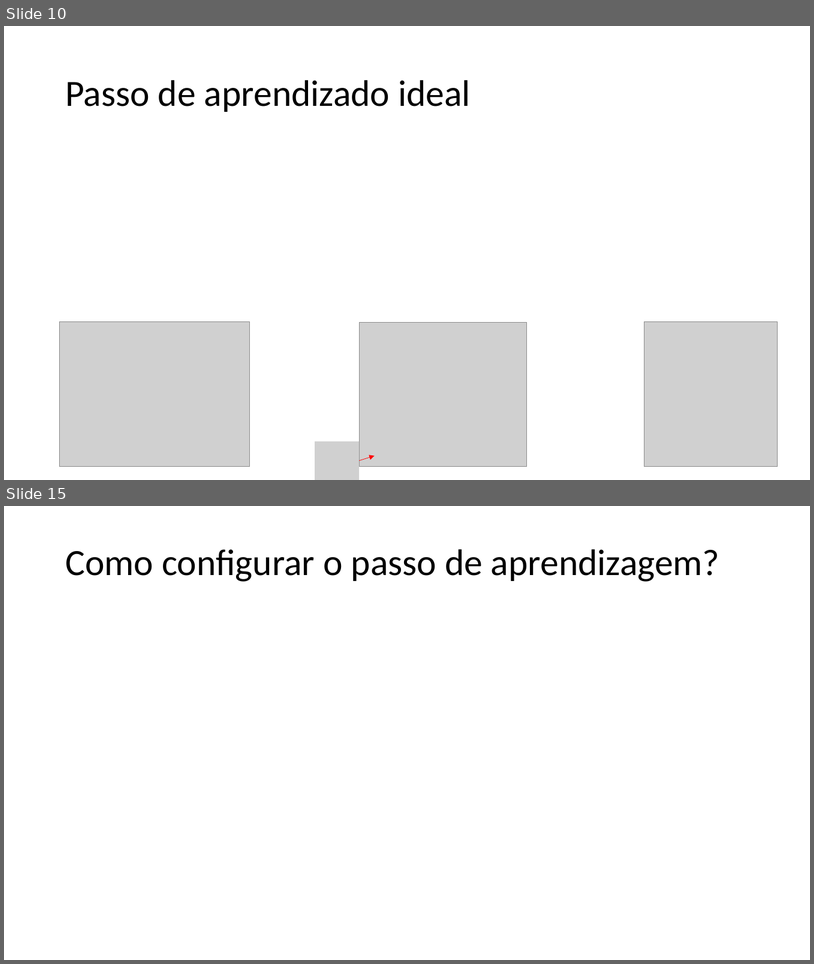
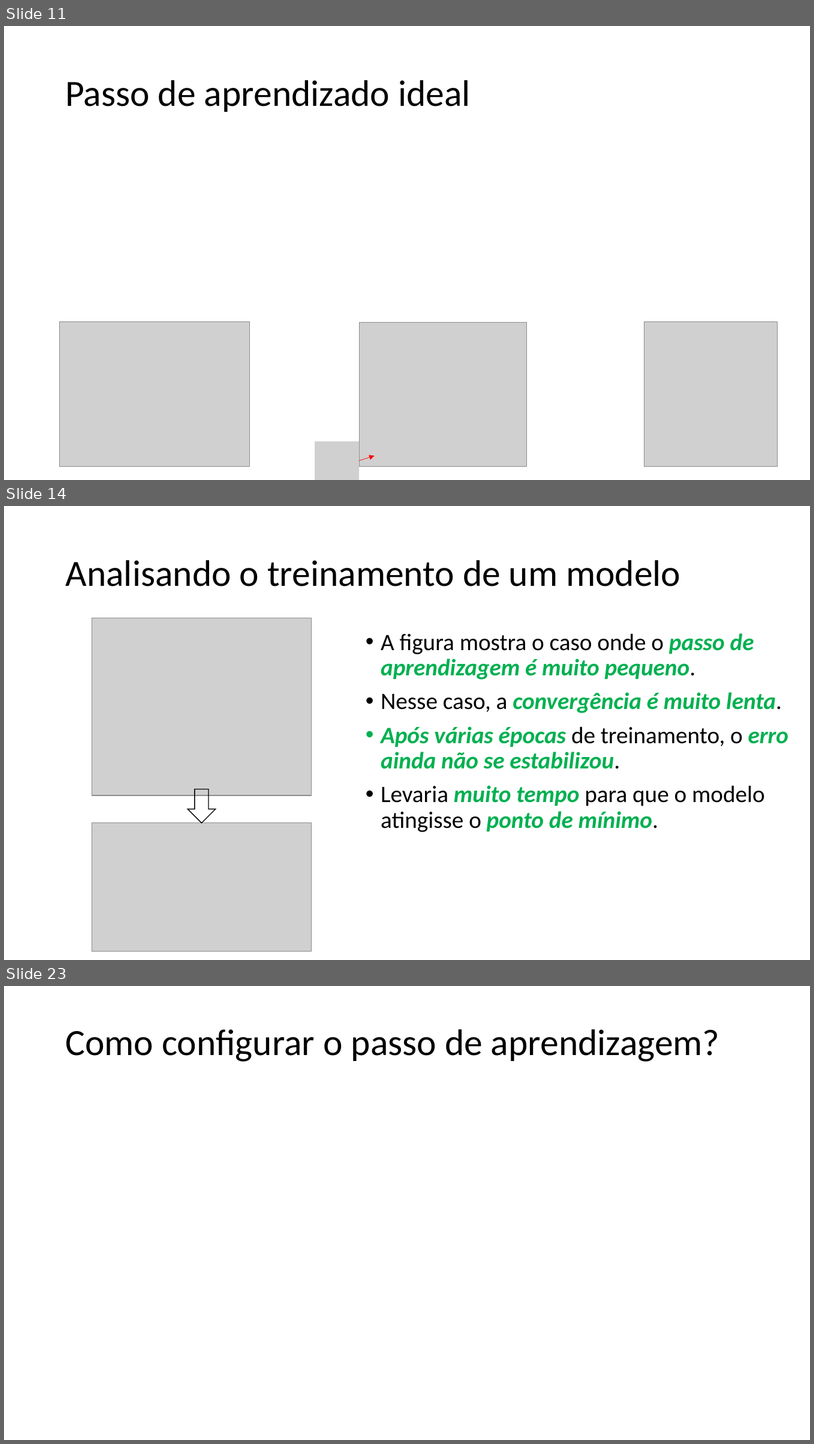
Before and after one commit to zz4fap/t319_aprendizado_de_maquina, a slide deck: slides/T319_Regressão_Linear (Parte III).pptx. Shown one above the other, each under a label of ours: slides 10 and 15 before the commit, slides 11, 14 and 23 after it; the slides between them are not shown. The pictures are 814x964 and 814x1444 pixels, drawn with LibreOffice and Linux fonts; fonts in the diff are those of the drawing; grey boxes stand for pictures. Boxes give left, top, right and bottom in pixels: in the first picture for what was removed or moved away, otherwise in the second. Text is boxed around its words. In the diff, an @@ line names an element or a change of style, - is before the commit and + after.

```diff
--- a/slides/T319_Regressão_Linear (Parte III).pptx
+++ b/slides/T319_Regressão_Linear (Parte III).pptx
@@ slide 14 added at <box>4,506,810,960</box>, background #FFFFFF @@
@@ title added at <box>65,560,681,586</box>, 44 pt, text #000000 @@
+Analisando o treinamento de um modelo
@@ picture added at <box>92,618,311,795</box> @@
@@ text added at <box>381,633,789,832</box>, 28 pt, text #00B050, bold, italic @@
+• A figura mostra o caso onde o passo de aprendizagem é muito pequeno.
+• Nesse caso, a convergência é muito lenta.
+• Após várias épocas de treinamento, o erro ainda não se estabilizou.
+• Levaria muito tempo para que o modelo atingisse o ponto de mínimo.
@@ right arrow added at <box>188,789,216,823</box>, outline #000000 1 pt @@
@@ picture added at <box>92,823,311,951</box> @@
@@ what was slide 10 is now slide 11 @@
@@ what was slide 15 is now slide 23 @@
```
Also in this commit, not shown: 1 slide changed, 11 other slides added, 3 slides removed, 6 other files.
